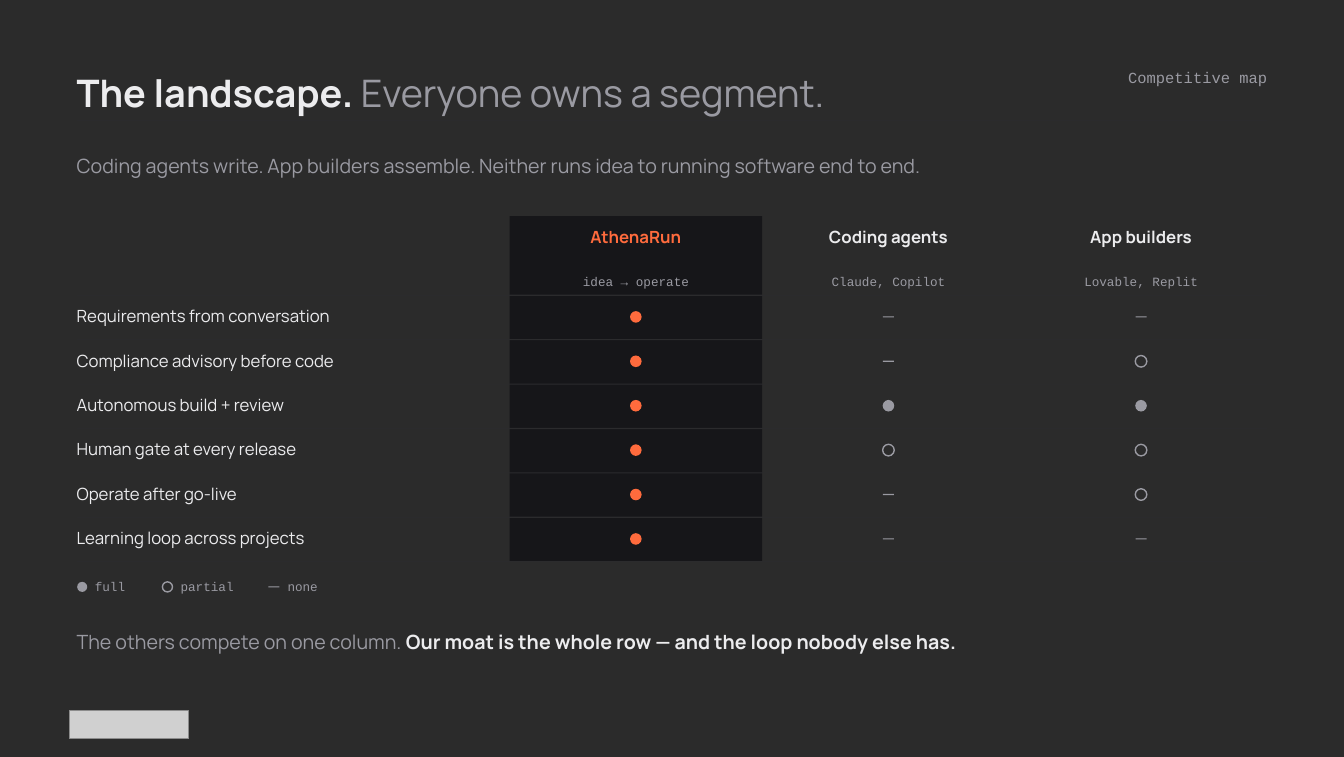
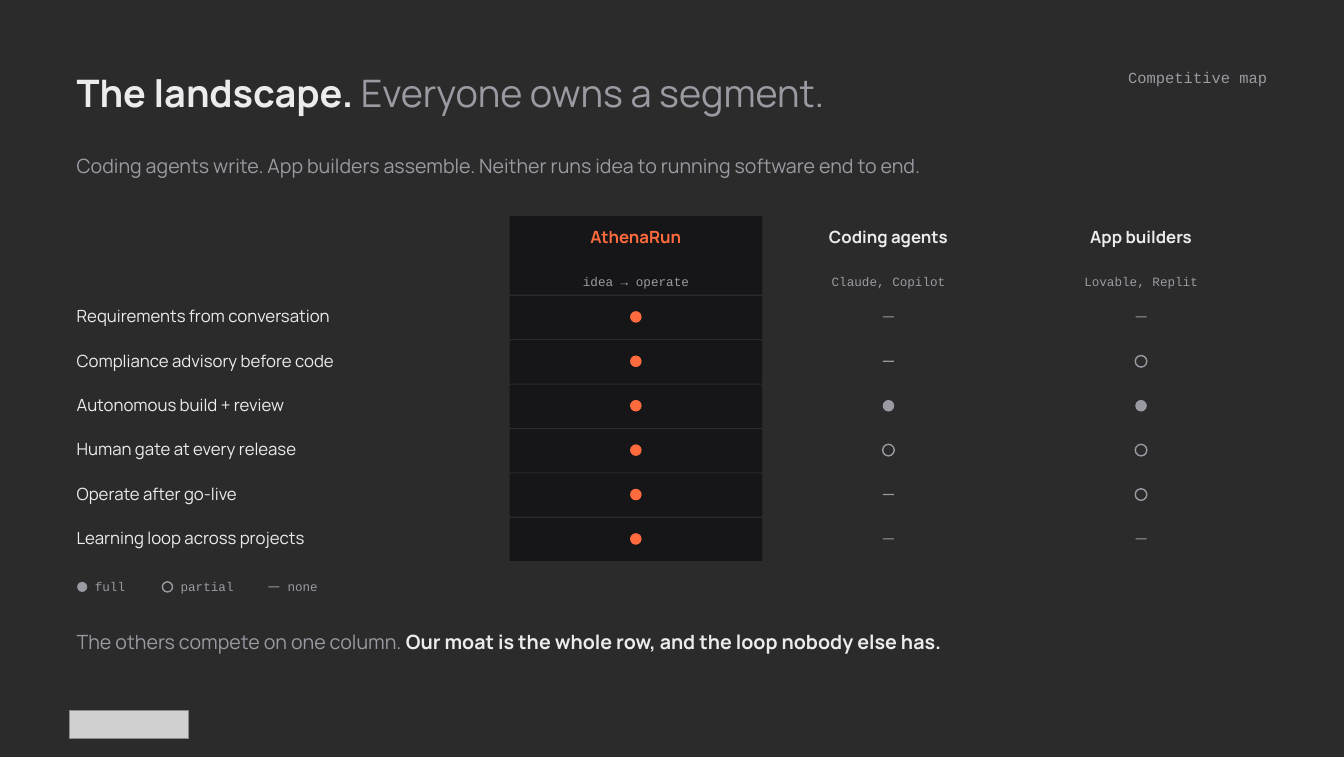
Before and after one commit to athenarunai-gif/Athena, a slide deck: slide 10 of decks/Pitch_Deck_AthenaRun_v4.pptx. Drawn at 1344x757 pixels with LibreOffice and Linux fonts; fonts in the diff are those of the drawing; grey boxes stand for pictures; background and template pictures are left out; a plain dark background stands for a picture behind light text. Boxes give left, top, right and bottom in pixels: in the first picture for what was removed or moved away, otherwise in the second. Text is boxed around its words. In the diff, an @@ line names an element or a change of style, - is before the commit and + after.

```diff
--- a/decks/Pitch_Deck_AthenaRun_v4.pptx
+++ b/decks/Pitch_Deck_AthenaRun_v4.pptx
@@ text at (77, 634, 941, 654): text changed @@
-The others compete on one column. Our moat is the whole row — and the loop nobody else has.
+The others compete on one column. Our moat is the whole row, and the loop nobody else has.
```
Also in this commit, not shown: 10 other slides changed, 1 other file.
